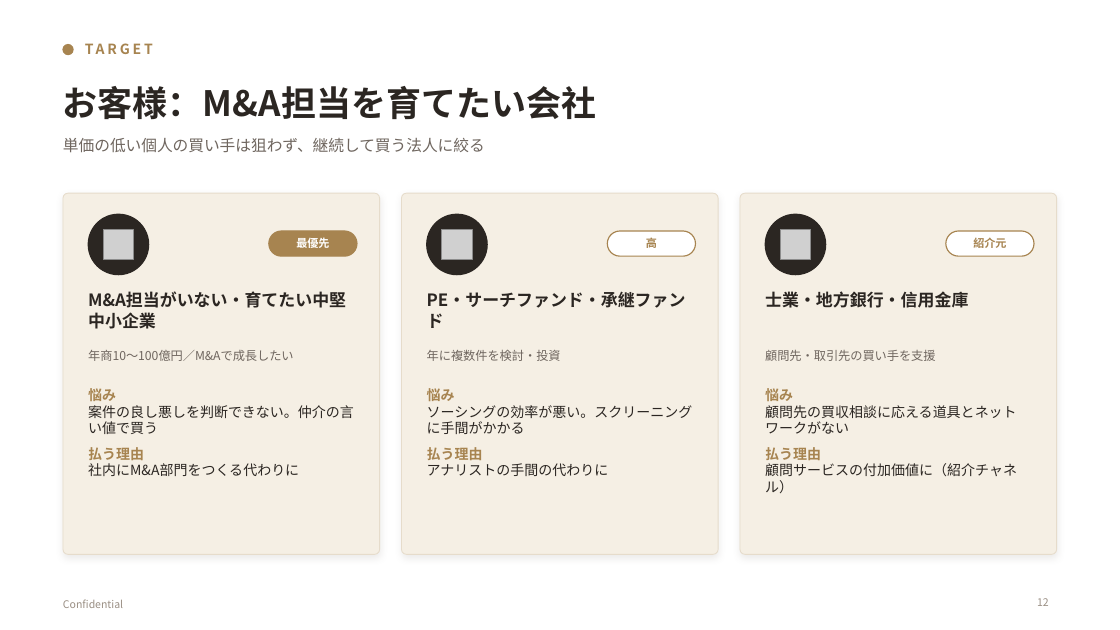
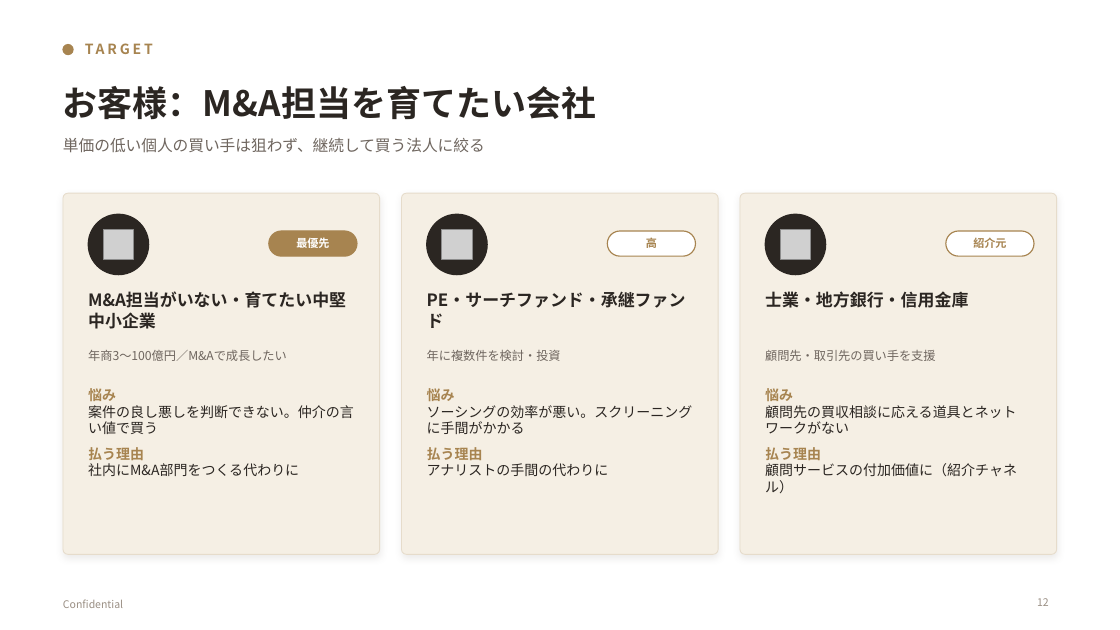
Before and after one commit to nakano-winebank/wine-auction, a slide deck: slide 12 of docs/business/事業概要_AI_MA部門_営業用.pptx. Drawn at 1120x630 pixels with LibreOffice and Linux fonts; fonts in the diff are those of the drawing; grey boxes stand for pictures. Boxes give left, top, right and bottom in pixels: in the first picture for what was removed or moved away, otherwise in the second. Text is boxed around its words. In the diff, an @@ line names an element or a change of style, - is before the commit and + after.

```diff
--- a/docs/business/事業概要_AI_MA部門_営業用.pptx
+++ b/docs/business/事業概要_AI_MA部門_営業用.pptx
@@ text at (88,350,287,361): text changed @@
-年商10〜100億円／M&Aで成長したい
+年商3〜100億円／M&Aで成長したい
```
Also in this commit, not shown: 8 other slides changed, 4 other files.
